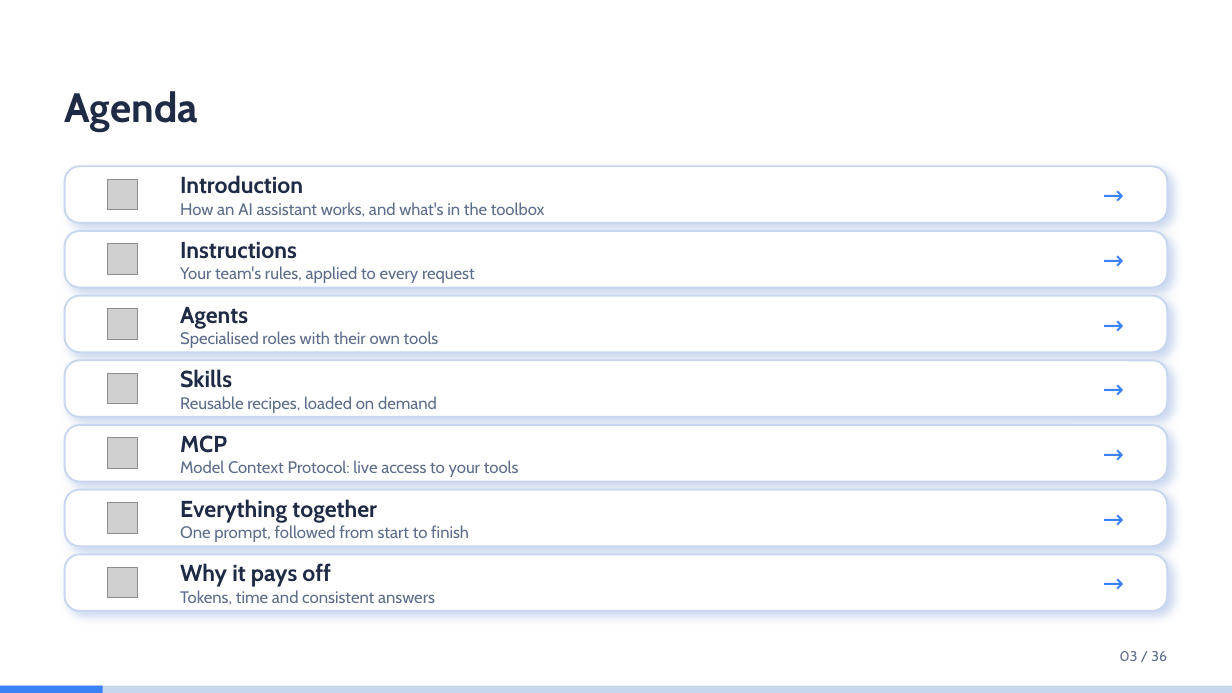
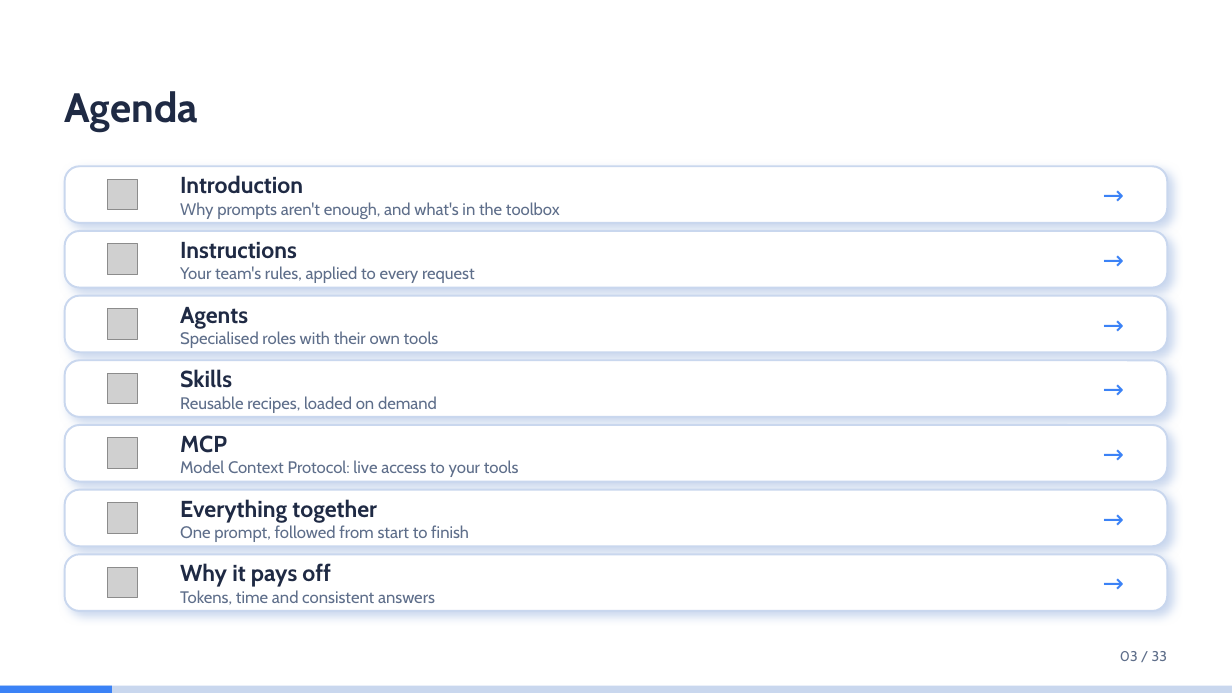
Before and after one commit to idoudist/ai-toolbox-presentation, a slide deck: slide 3 of hello-skills.pptx. Drawn at 1232x693 pixels with LibreOffice and Linux fonts; fonts in the diff are those of the drawing; grey boxes stand for pictures. Boxes give left, top, right and bottom in pixels: in the first picture for what was removed or moved away, otherwise in the second. Text is boxed around its words. In the diff, an @@ line names an element or a change of style, - is before the commit and + after.

```diff
--- a/hello-skills.pptx
+++ b/hello-skills.pptx
@@ text at (180, 202, 560, 219): text changed @@
-How an AI assistant works, and what's in the toolbox
+Why prompts aren't enough, and what's in the toolbox
@@ text at (1120, 651, 1167, 661): text changed @@
-03 / 36
+03 / 33
@@ rectangle: place and size @@
-rectangle at (0, 686, 103, 693)
+rectangle at (0, 686, 112, 693)
```
Also in this commit, not shown: 28 other slides changed.
